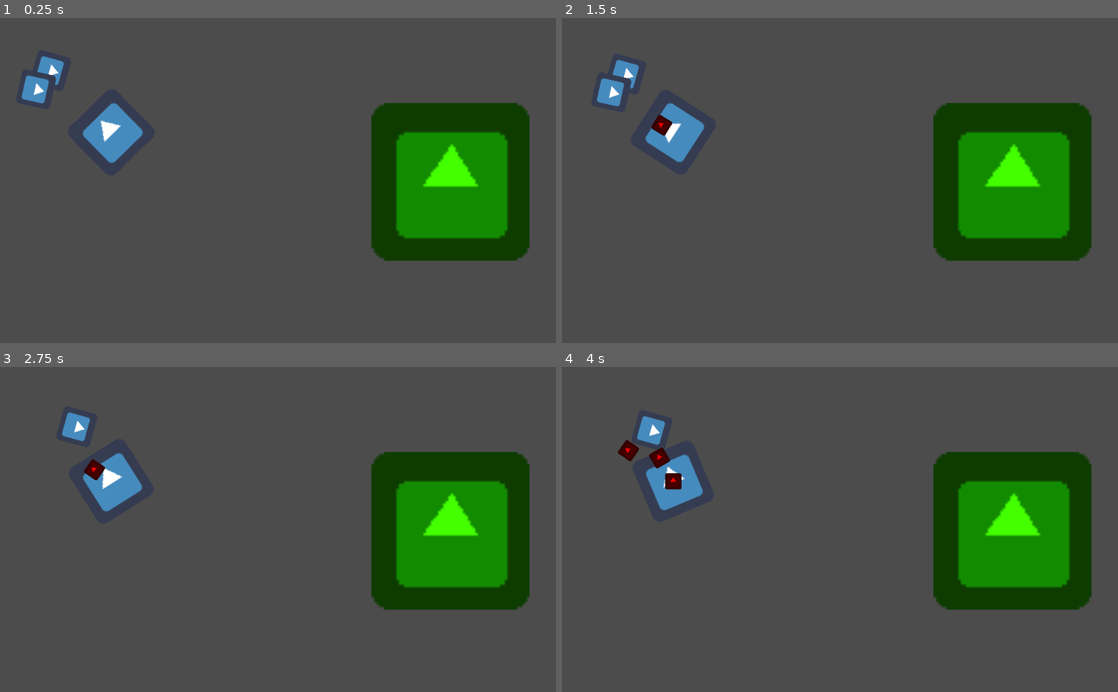
Above: before the commit, frames 1-4 (two rows, left to right).
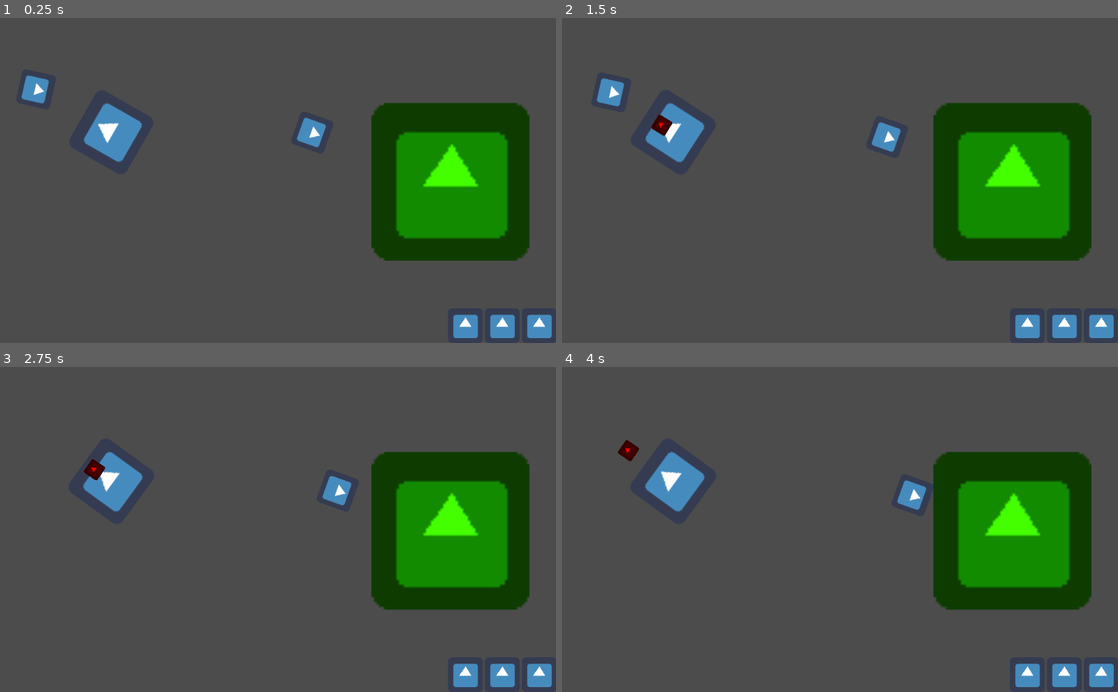
Above: after the commit, the same moments.

Repository: JeppeLindberg/Picnic
Game: Godot game, scene res://Scenes/MainScene.tscn
Same seed, same stepped clock (60 frames per second), same inputs: the game is played once before the commit and once after it. The engine's default icon, where the game draws it, is replaced by a stand-in: a white triangle on a blue panel in a dark square.
Inputs:
- Up to frame 1 (0.25 s): no input
- Up to frame 2 (1.5 s): no input
- Up to frame 3 (2.75 s): no input
- Up to frame 4 (4 s): no input

The runs differ from the first frame. In frame 1, 1.9% of the frame differs, in the area x 6-100%, y 11-99%; in frame 2, 1.5%; in frame 3, 2.0%; in frame 4, 2.3%, in the area x 13-100%, y 15-99%.

Commit message:
Progress

Diff:
--- a/Assets/Cake.tscn
+++ b/Assets/Cake.tscn
@@ -1,9 +1,13 @@
-[gd_scene load_steps=3 format=2]
+[gd_scene load_steps=4 format=2]
 
 [ext_resource path="res://icon.png" type="Texture" id=1]
 [ext_resource path="res://Scripts/Cake.gd" type="Script" id=2]
 
-[node name="Cake" type="Node2D"]
+[sub_resource type="CircleShape2D" id=1]
+radius = 144.087
+
+[node name="Cake" type="RigidBody2D"]
+mode = 1
 script = ExtResource( 2 )
 
 [node name="Sprite" type="Sprite" parent="."]
@@ -11,3 +15,6 @@
 position = Vector2( 7.62939e-06, 7.62939e-06 )
 scale = Vector2( 4.54688, 4.54688 )
 texture = ExtResource( 1 )
+
+[node name="CollisionShape2D" type="CollisionShape2D" parent="."]
+shape = SubResource( 1 )
--- a/Scenes/MainScene.tscn
+++ b/Scenes/MainScene.tscn
@@ -1,16 +1,18 @@
-[gd_scene load_steps=6 format=2]
+[gd_scene load_steps=8 format=2]
 
 [ext_resource path="res://Scripts/MainScene.gd" type="Script" id=1]
 [ext_resource path="res://Assets/Enemy.tscn" type="PackedScene" id=2]
 [ext_resource path="res://Scripts/Nodes.gd" type="Script" id=3]
 [ext_resource path="res://Assets/Tower.tscn" type="PackedScene" id=4]
 [ext_resource path="res://Assets/Cake.tscn" type="PackedScene" id=5]
+[ext_resource path="res://Scripts/GameState.gd" type="Script" id=6]
+[ext_resource path="res://icon.png" type="Texture" id=7]
 
 [node name="MainScene" type="Node2D"]
 script = ExtResource( 1 )
 
 [node name="Enemy2" parent="." instance=ExtResource( 2 )]
-position = Vector2( 89, 96 )
+position = Vector2( 571, 210 )
 
 [node name="Enemy" parent="." instance=ExtResource( 2 )]
 position = Vector2( 62, 131 )
@@ -23,3 +25,37 @@
 
 [node name="Cake" parent="." instance=ExtResource( 5 )]
 position = Vector2( 830, 302 )
+
+[node name="GameState" type="Node2D" parent="."]
+script = ExtResource( 6 )
+
+[node name="GUI" type="MarginContainer" parent="."]
+margin_left = 747.0
+margin_top = 536.0
+margin_right = 1025.0
+margin_bottom = 600.0
+size_flags_horizontal = 3
+size_flags_vertical = 3
+
+[node name="HealthContainer" type="HBoxContainer" parent="GUI"]
+margin_right = 278.0
+margin_bottom = 64.0
+alignment = 2
+
+[node name="Health1" type="TextureRect" parent="GUI/HealthContainer"]
+margin_left = 78.0
+margin_right = 142.0
+margin_bottom = 64.0
+texture = ExtResource( 7 )
+
+[node name="Health2" type="TextureRect" parent="GUI/HealthContainer"]
+margin_left = 146.0
+margin_right = 210.0
+margin_bottom = 64.0
+texture = ExtResource( 7 )
+
+[node name="Health3" type="TextureRect" parent="GUI/HealthContainer"]
+margin_left = 214.0
+margin_right = 278.0
+margin_bottom = 64.0
+texture = ExtResource( 7 )
--- a/Scripts/Cake.gd
+++ b/Scripts/Cake.gd
@@ -3,10 +3,16 @@
 var _Groups := preload("res://Scripts/Library/Groups.gd").new()
 
 const Nodes := preload("res://Scripts/Nodes.gd")
+const GameState := preload("res://Scripts/GameState.gd")
 var _ref_Nodes: Nodes
+var _ref_GameState: GameState
 
 
 func _ready():
 	add_to_group(_Groups.CAKE)
 	_ref_Nodes = get_node("/root/MainScene/Nodes")
+	_ref_GameState = get_node("/root/MainScene/GameState")
 	_ref_Nodes.add_node(self)
+
+func collide():
+	_ref_GameState.lose_health()
--- /dev/null
+++ b/Scripts/GameState.gd
@@ -0,0 +1,14 @@
+extends Node2D
+
+var _health1: TextureRect
+var _health2: TextureRect
+var _health3: TextureRect
+
+
+func lose_health():
+	pass
+
+func _ready():
+	_health1 = get_node("/root/MainScene/GUI/HealthContainer/Health1")
+	_health2 = get_node("/root/MainScene/GUI/HealthContainer/Health2")
+	_health3 = get_node("/root/MainScene/GUI/HealthContainer/Health3")
